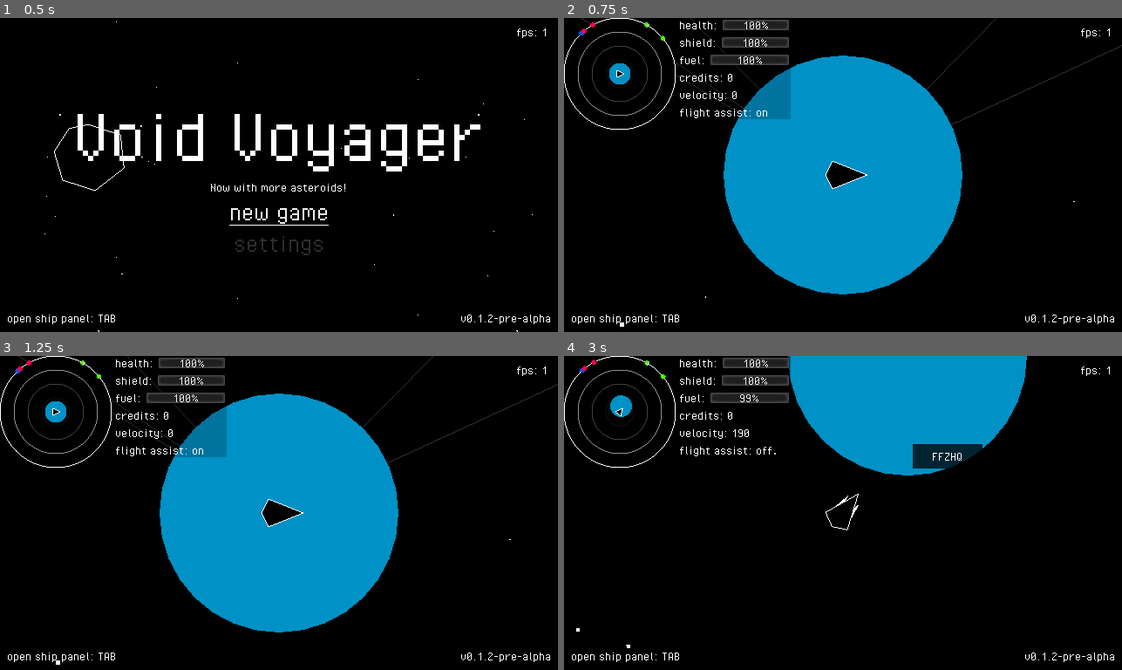
Above: before the commit, frames 1-4 (two rows, left to right).
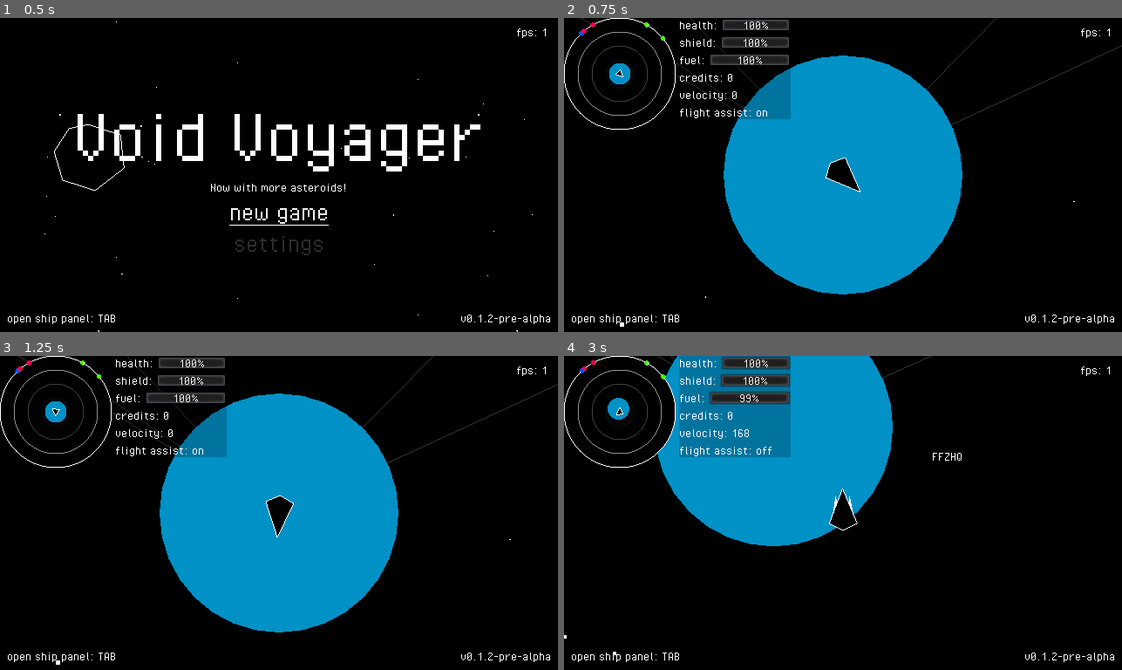
Above: after the commit, the same moments.

Repository: fossqueen/void-voyager-old
Game: Godot game, scene res://main.tscn
The game is run twice, just before and just after one commit, with the same random seed, the same clock (stepped at 60 frames per second) and the same inputs.
Inputs (mouse positions are in pixels of both pictures, inside the frame that each line leads up to):
- Up to frame 1 (0.5 s): no input
- Up to frame 2 (0.75 s): click "new game" at 0.5 s
- Up to frame 3 (1.25 s): no input
- Up to frame 4 (3 s): move the mouse to (843, 513) at 1.27 s; hold D (thrust_right) 1.28-2.03 s; tap Tab (ship_panel) at 1.35, 2.3 s; move the mouse to (731, 528) at 2.02 s; hold S (thrust_backward) 2.03-2.78 s; click (731, 528) at 2.1 s; move the mouse to (898, 443) at 2.77 s; hold D (thrust_right) from 2.78 s (still down); tap Space (flight_assist) at 2.85 s

Frame 1 is identical in both runs. In frame 2, 0.2% of the frame differs, in the area x 9-55%, y 16-56%; in frame 3, 0.3%; in frame 4, 22%, in the area x 0-83%, y 0-96%.

Commit message:
Cleaned up and sorted _debug. New function for ship rotation in player.gd

Diff:
--- a/_debug/galaxymap.tscn
+++ /dev/null
@@ -1,3 +0,0 @@
-[gd_scene format=2]
-
-[node name="GalaxyMap" type="Node2D"]
--- a/asteroid/asteroid.gd
+++ b/asteroid/asteroid.gd
@@ -9,7 +9,7 @@
 var rotation_speed: float = 0
 
 var points: PoolVector2Array = PoolVector2Array([Vector2(-64, -8), Vector2(-40, -48), Vector2(-8, -56), Vector2(48, -40), Vector2(56, 16), Vector2(8, 56), Vector2(-48, 40), Vector2(-64, -8)])
-var explosion = load("res://_debug/explosionparticles.tscn")
+var explosion = load("res://particles/explosion/explosionparticles.tscn")
 
 
 func _draw():
--- a/_debug/explosion.gd
+++ b/particles/explosion/explosion.gd
@@ -1,7 +1,7 @@
 extends Area2D
 
 var damage
-var explosion = load("res://_debug/explosionparticles.tscn")
+var explosion = load("res://particles/explosion/explosionparticles.tscn")
 
 func _ready():
 	var new_explosion = explosion.instance()
--- a/_debug/explosion.tscn
+++ b/particles/explosion/explosion.tscn
@@ -1,6 +1,6 @@
 [gd_scene load_steps=3 format=2]
 
-[ext_resource path="res://_debug/explosion.gd" type="Script" id=1]
+[ext_resource path="res://particles/explosion/explosion.gd" type="Script" id=1]
 
 [sub_resource type="CircleShape2D" id=1]
 radius = 128.0
--- a/_debug/explosionparticles.tscn
+++ b/particles/explosion/explosionparticles.tscn
@@ -1,6 +1,6 @@
 [gd_scene load_steps=7 format=2]
 
-[ext_resource path="res://_debug/explosion-particles.gd" type="Script" id=1]
+[ext_resource path="res://particles/explosion/explosion-particles.gd" type="Script" id=1]
 
 [sub_resource type="Curve" id=4]
 min_value = -360.0
--- a/player/player.gd
+++ b/player/player.gd
@@ -23,13 +23,14 @@
 
 
 func _integrate_forces(_state) -> void:
-	#movement_old()
+	set_applied_torque(get_angle_to(get_global_mouse_position()) * pow(1.22, 100))
 	store_velocity()
 	reset()
 	movement()
 
 func _physics_process(_delta) -> void:
-	look()
+	#look()
+	pass
 
 
 func _unhandled_input(event):
--- a/player/player.tscn
+++ b/player/player.tscn
@@ -124,7 +124,7 @@
 contacts_reported = 4
 contact_monitor = true
 can_sleep = false
-angular_damp = 1.0
+angular_damp = 8.0
 script = ExtResource( 1 )
 points = PoolVector2Array( -20, 0, -12, -16, 28, 0, -12, 16, -20, 0 )
 
--- a/_debug/rocket.tscn
+++ b/ships/modules/missile-launcher/missile.tscn
@@ -1,6 +1,6 @@
 [gd_scene load_steps=4 format=2]
 
-[ext_resource path="res://_debug/rocket.gd" type="Script" id=1]
+[ext_resource path="res://ships/modules/missile-launcher/missile.gd" type="Script" id=1]
 
 [sub_resource type="RectangleShape2D" id=1]
 extents = Vector2( 8, 0.5 )
--- a/_debug/laser.tscn
+++ b/ships/modules/pulse-laser/pulse-laser.tscn
@@ -1,6 +1,6 @@
 [gd_scene load_steps=3 format=2]
 
-[ext_resource path="res://_debug/laser.gd" type="Script" id=1]
+[ext_resource path="res://ships/modules/pulse-laser/pulse-laser.gd" type="Script" id=1]
 
 [sub_resource type="RectangleShape2D" id=1]
 extents = Vector2( 16, 0.5 )
--- a/_debug/ship-panel/diagnostics-panel.tscn
+++ b/ui/ship-panel/diagnostics-panel.tscn
@@ -1,6 +1,6 @@
 [gd_scene load_steps=4 format=2]
 
-[ext_resource path="res://_debug/ship-panel/diagnostics-panel.gd" type="Script" id=1]
+[ext_resource path="res://ui/ship-panel/diagnostics-panel.gd" type="Script" id=1]
 
 [sub_resource type="StyleBoxFlat" id=1]
 bg_color = Color( 0, 0, 0, 1 )
--- a/_debug/inventory-item.tscn
+++ b/ui/ship-panel/inventory-item.tscn
@@ -1,7 +1,7 @@
 [gd_scene load_steps=7 format=2]
 
 [ext_resource path="res://ui/theme/fonts/PixelOperator.ttf" type="DynamicFontData" id=1]
-[ext_resource path="res://_debug/inventory-item.gd" type="Script" id=2]
+[ext_resource path="res://ui/ship-panel/inventory-item.gd" type="Script" id=2]
 
 [sub_resource type="DynamicFont" id=1]
 font_data = ExtResource( 1 )
--- a/_debug/inventory-list.gd
+++ b/ui/ship-panel/inventory-list.gd
@@ -1,6 +1,6 @@
 extends VBoxContainer
 
-var item_scene = load("res://_debug/inventory-item.tscn")
+var item_scene = load("res://ui/ship-panel/inventory-item.tscn")
 
 func _ready():
 	for item_unique_id in Global.save.player.inventory.items:
--- a/_debug/ship-panel/inventory-panel.tscn
+++ b/ui/ship-panel/inventory-panel.tscn
@@ -1,6 +1,6 @@
 [gd_scene load_steps=2 format=2]
 
-[ext_resource path="res://_debug/inventory-list.gd" type="Script" id=1]
+[ext_resource path="res://ui/ship-panel/inventory-list.gd" type="Script" id=1]
 
 [node name="InventoryList" type="VBoxContainer"]
 margin_right = 400.0
--- a/_debug/ship-panel/ship-panel.tscn
+++ b/ui/ship-panel/ship-panel.tscn
@@ -1,10 +1,10 @@
 [gd_scene load_steps=14 format=2]
 
 [ext_resource path="res://ui/theme/fonts/PixelOperator.ttf" type="DynamicFontData" id=1]
-[ext_resource path="res://_debug/ship-panel/ship-panel.gd" type="Script" id=2]
-[ext_resource path="res://_debug/ship-panel/diagnostics-panel.tscn" type="PackedScene" id=3]
-[ext_resource path="res://_debug/ship-panel/inventory-panel.tscn" type="PackedScene" id=4]
-[ext_resource path="res://_debug/ship-panel/controls-panel.tscn" type="PackedScene" id=5]
+[ext_resource path="res://ui/ship-panel/ship-panel.gd" type="Script" id=2]
+[ext_resource path="res://ui/ship-panel/diagnostics-panel.tscn" type="PackedScene" id=3]
+[ext_resource path="res://ui/ship-panel/inventory-panel.tscn" type="PackedScene" id=4]
+[ext_resource path="res://ui/ship-panel/controls-panel.tscn" type="PackedScene" id=5]
 
 [sub_resource type="StyleBoxFlat" id=1]
 bg_color = Color( 0, 0, 0, 1 )
--- a/ui/ui.gd
+++ b/ui/ui.gd
@@ -2,7 +2,7 @@
 
 onready var system_map_scene = load("res://ui/system-map/system-map.tscn")
 onready var galaxy_map_scene = load("res://ui/galaxy-map/galaxy-map.tscn")
-onready var ship_panel_scene = load("res://_debug/ship-panel/ship-panel.tscn")
+onready var ship_panel_scene = load("res://ui/ship-panel/ship-panel.tscn")
 
 onready var radar = $Radar
 onready var player_stats = $PlayerStats
Renamed: _debug/touch-buttons.tscn -> _debug/controls-test/touch-buttons.tscn
Renamed: _debug/explosion-particles.gd -> particles/explosion/explosion-particles.gd
Renamed: _debug/rocket.gd -> ships/modules/missile-launcher/missile.gd
Renamed: _debug/laser.gd -> ships/modules/pulse-laser/pulse-laser.gd
Renamed: _debug/ship-panel/controls-panel.tscn -> ui/ship-panel/controls-panel.tscn
Renamed: _debug/ship-panel/diagnostics-panel.gd -> ui/ship-panel/diagnostics-panel.gd
Renamed: _debug/inventory-item.gd -> ui/ship-panel/inventory-item.gd
Renamed: _debug/ship-panel/ship-panel.gd -> ui/ship-panel/ship-panel.gd
